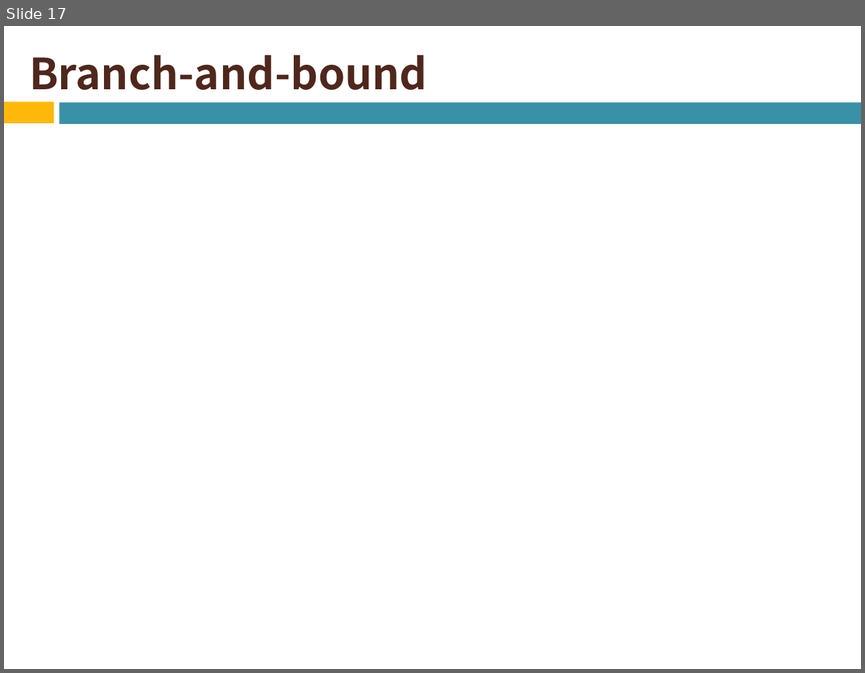
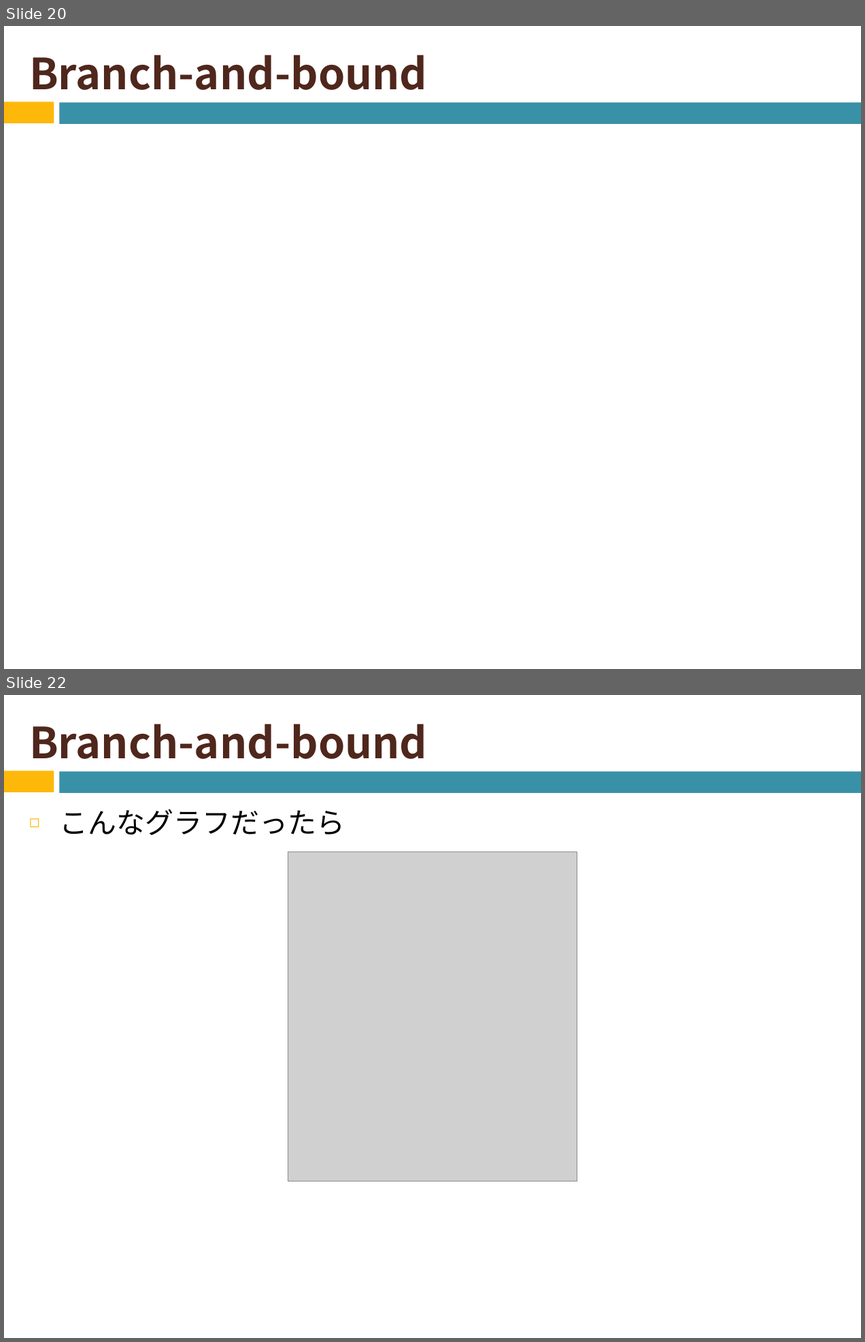
Before and after one commit to naruse-takamasa/seminar, a slide deck: CopingNPCompleteness.pptx. Shown one above the other, each under a label of ours: slide 17 before the commit, slides 20 and 22 after it; the slides between them are not shown. The pictures are 865x673 and 865x1342 pixels, drawn with LibreOffice and Linux fonts; fonts in the diff are those of the drawing; grey boxes stand for pictures. Boxes give left, top, right and bottom in pixels: in the first picture for what was removed or moved away, otherwise in the second. Text is boxed around its words. In the diff, an @@ line names an element or a change of style, - is before the commit and + after.

Commit message:
Branch-and-boundの節のスライドの追加

```diff
--- a/CopingNPCompleteness.pptx
+++ b/CopingNPCompleteness.pptx
@@ slide 22 added at [4,695,861,1338], background #FFFFFF; not listed: 2 template elements that a slide beside it also shows @@
@@ title added at [29,724,427,759], 36 pt, text #4F271C, bold @@
+Branch-and-bound
@@ text added at [59,809,345,835], 24 pt, text #000000 @@
+◻ こんなグラフだったら
@@ picture added at [288,852,577,1181] @@
@@ what was slide 17 is now slide 20 @@
```
Also in this commit, not shown: 7 other slides added, 3 other files.
